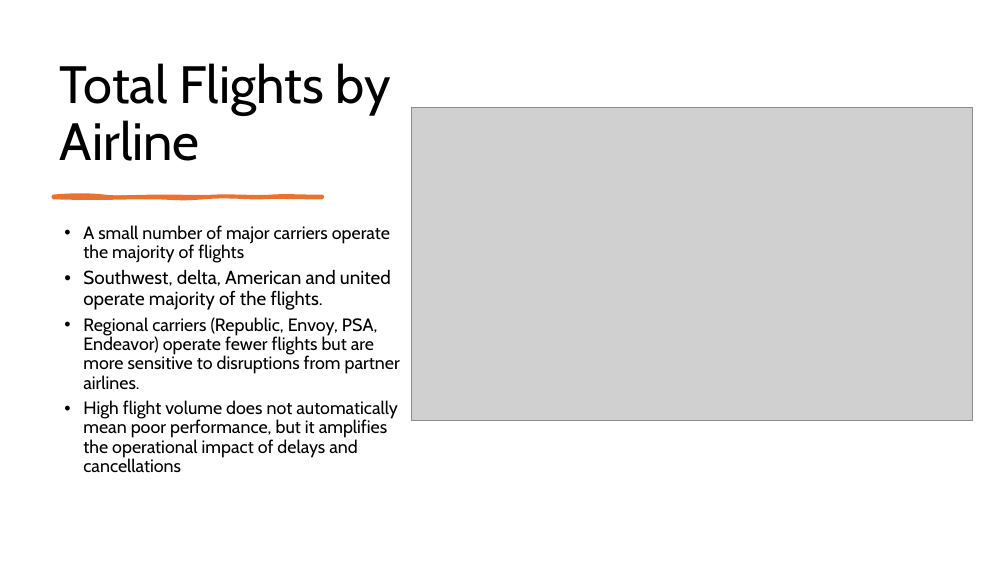
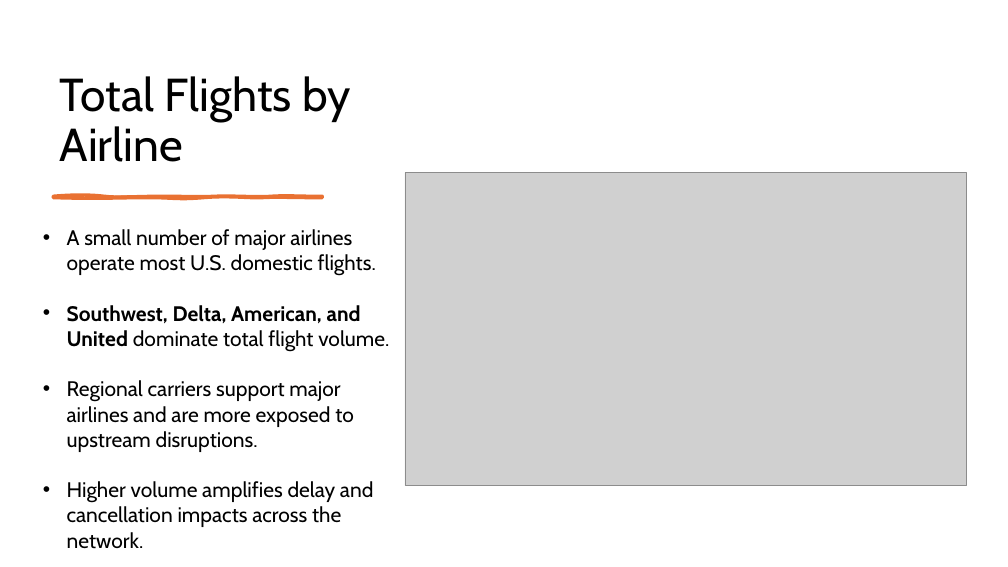
Before and after one commit to divyavegi/Capstone-Flight-Delay-and-Cancellation-, a slide deck: slide 3 of CAPSTONE US FLIGHT DISRUPTION.pptx. Drawn at 1008x567 pixels with LibreOffice and Linux fonts; fonts in the diff are those of the drawing; grey boxes stand for pictures. Boxes give left, top, right and bottom in pixels: in the first picture for what was removed or moved away, otherwise in the second. Text is boxed around its words. In the diff, an @@ line names an element or a change of style, - is before the commit and + after.

```diff
--- a/CAPSTONE US FLIGHT DISRUPTION.pptx
+++ b/CAPSTONE US FLIGHT DISRUPTION.pptx
@@ title "Total Flights by Airline" at bbox=[60, 76, 350, 162]: size 50 to 44 pt @@
@@ picture: place and size @@
-picture at bbox=[411, 108, 973, 421]
+picture at bbox=[405, 172, 967, 485]
@@ text at bbox=[67, 229, 389, 527]: text changed; size 17 to 20 pt @@
-• A small number of major carriers operate the majority of flights
-• Southwest, delta, American and united operate majority of the flights.
-• Regional carriers (Republic, Envoy, PSA, Endeavor) operate fewer flights but are more sensitive to disruptions from partner airlines.
-• High flight volume does not automatically mean poor performance, but it amplifies the operational impact of delays and cancellations
+• A small number of major airlines operate most U.S. domestic flights.
+• Southwest, Delta, American, and United dominate total flight volume.
+• Regional carriers support major airlines and are more exposed to upstream disruptions.
+• Higher volume amplifies delay and cancellation impacts across the network.
```
Also in this commit, not shown: 12 other slides changed, 3 other files.
